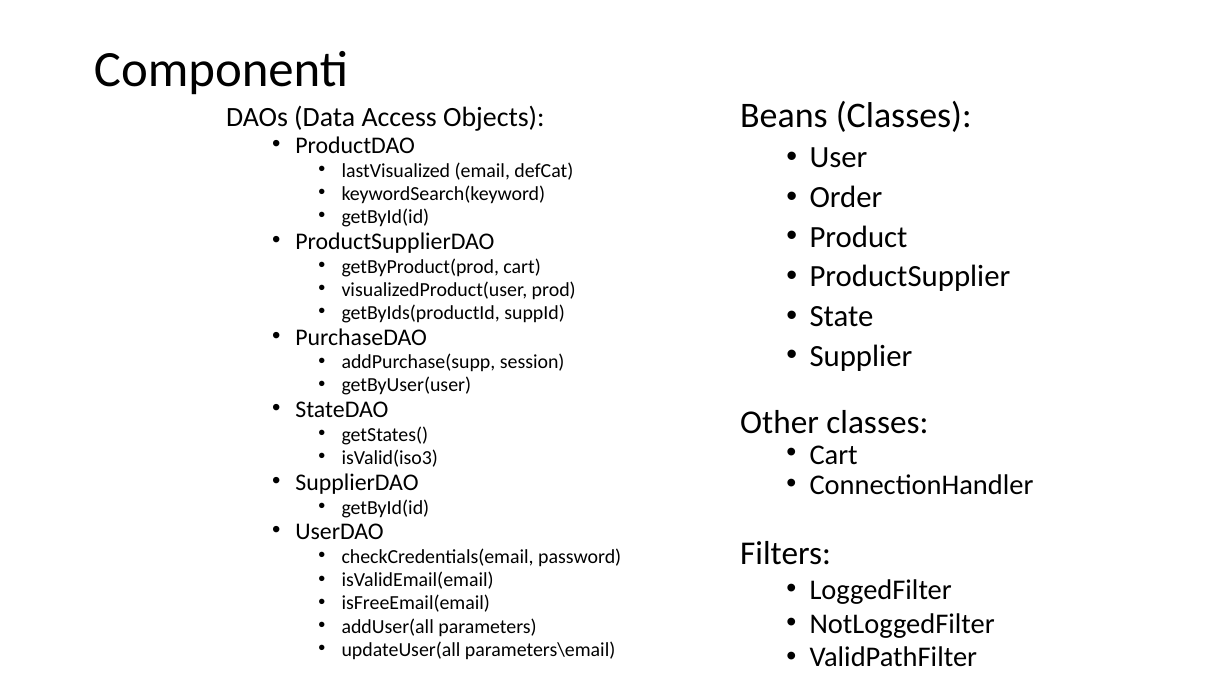
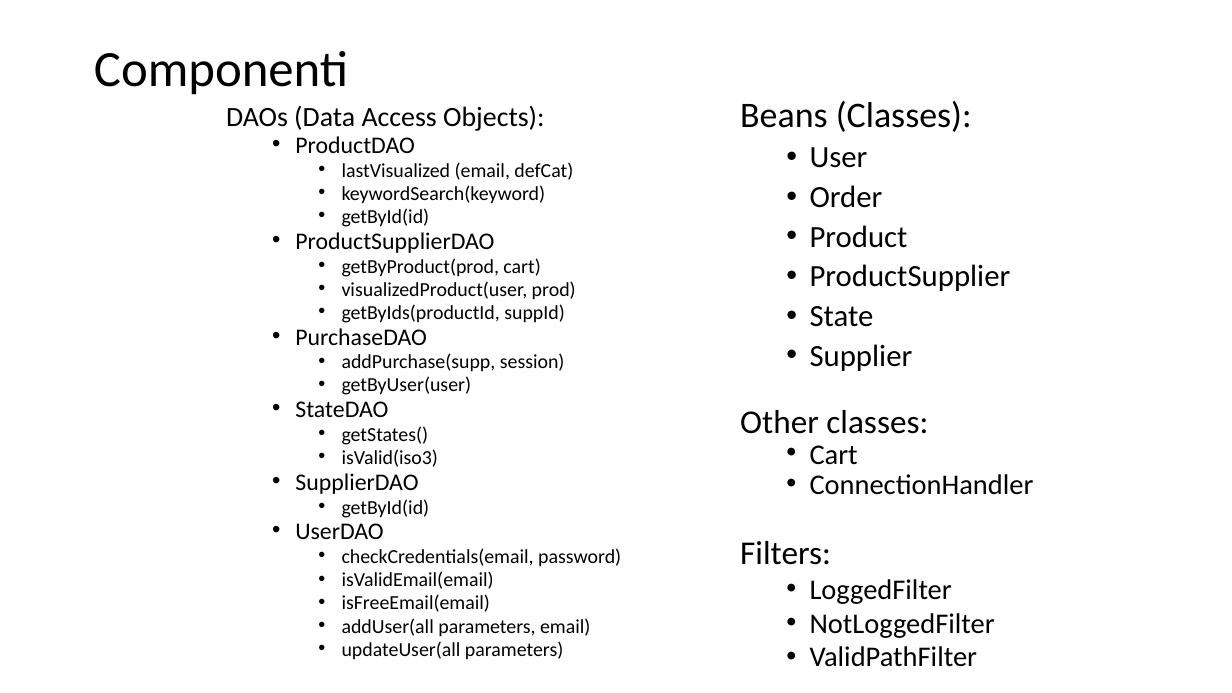
Before and after one commit to NicoleFilippi/Progetto_TIW_Polimi_2023, a slide deck: slide 8 of deliverables/DOCUMENTAZIONE.pptm. Drawn at 1232x693 pixels with LibreOffice and Linux fonts; fonts in the diff are those of the drawing. Boxes give left, top, right and bottom in pixels: in the first picture for what was removed or moved away, otherwise in the second. Text is boxed around its words. In the diff, an @@ line names an element or a change of style, - is before the commit and + after.

```diff
--- a/deliverables/DOCUMENTAZIONE.pptm
+++ b/deliverables/DOCUMENTAZIONE.pptm
@@ text at (342,618,590,660): text changed @@
-    • addUser(all parameters)
-    • updateUser(all parameters\email)
+    • addUser(all parameters, email)
+    • updateUser(all parameters)
```
Also in this commit, not shown: 2 other slides changed, 9 slides added, 1 slide removed, 43 other files.
